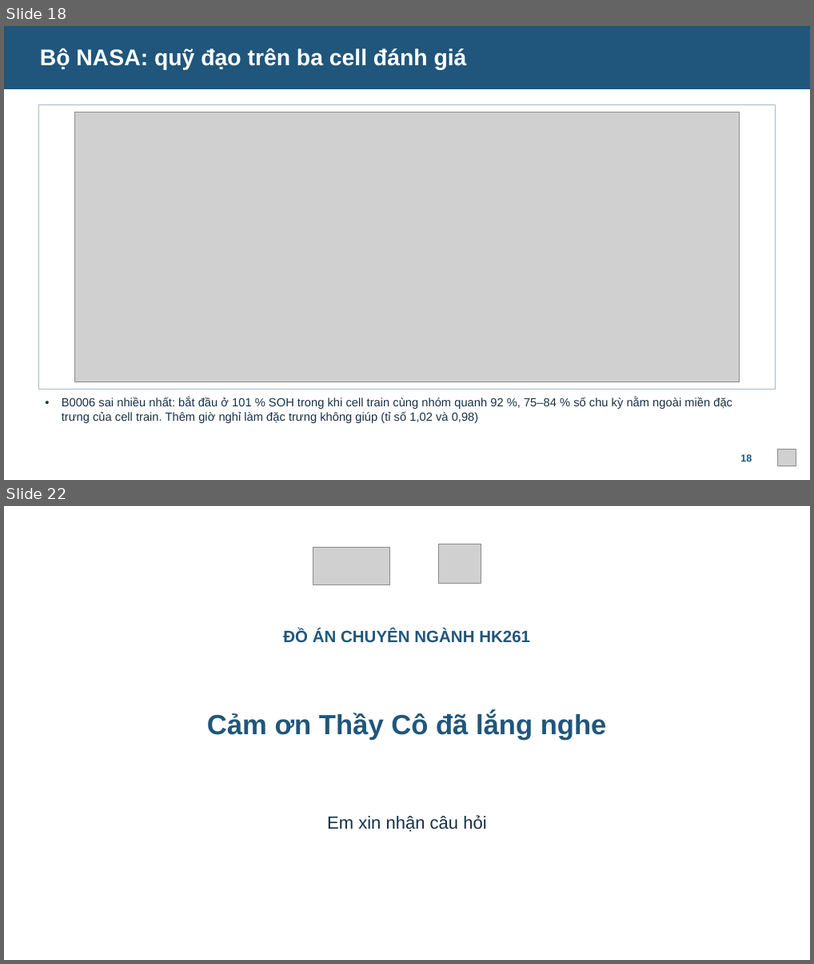
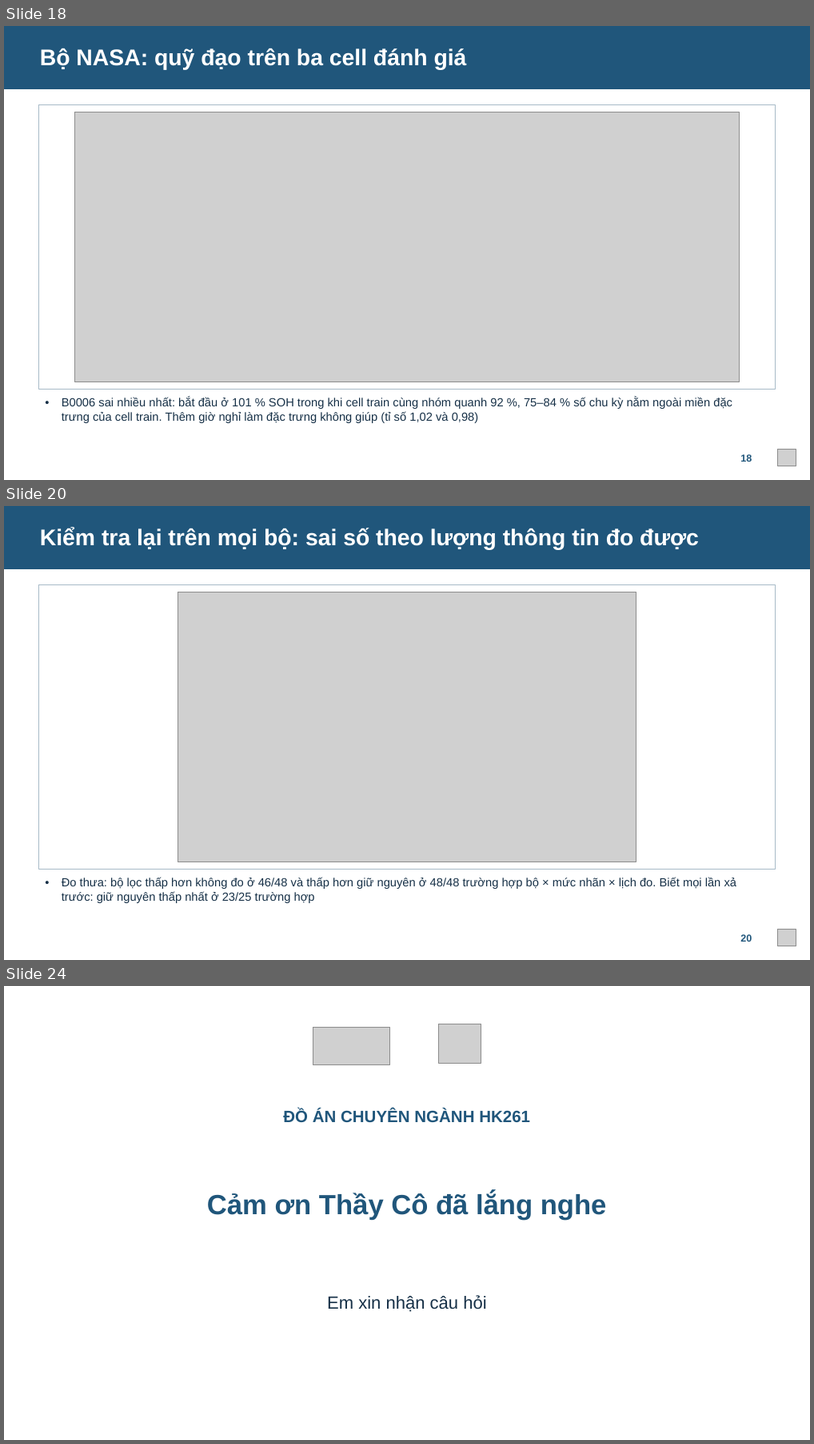
Before and after one commit to huynhquocthang1805/-n-cn, a slide deck: pinn-soh/slide/Thuyet_trinh_DACN_Nhom15.pptx. Shown one above the other, each under a label of ours: slides 18 and 22 before the commit, slides 18, 20 and 24 after it; the slides between them are not shown. The pictures are 814x964 and 814x1444 pixels, drawn with LibreOffice and Linux fonts; fonts in the diff are those of the drawing; grey boxes stand for pictures; background and template pictures are left out. Boxes give left, top, right and bottom in pixels: in the first picture for what was removed or moved away, otherwise in the second. Text is boxed around its words. In the diff, an @@ line names an element or a change of style, - is before the commit and + after.

```diff
--- a/pinn-soh/slide/Thuyet_trinh_DACN_Nhom15.pptx
+++ b/pinn-soh/slide/Thuyet_trinh_DACN_Nhom15.pptx
@@ slide 20 added at box(4, 506, 810, 960), background #FFFFFF @@
@@ rectangle added at box(4, 506, 810, 569), fill #20567B, outline #20567B 0.75 pt @@
@@ text added at box(40, 528, 699, 550), 27 pt, text #FFFFFF, bold @@
+Kiểm tra lại trên mọi bộ: sai số theo lượng thông tin đo được
@@ rectangle added at box(38, 584, 776, 869), fill #FFFFFF, outline #A7BAC7 0.75 pt @@
@@ picture added at box(178, 592, 637, 862) @@
@@ text added at box(62, 877, 738, 903), 14 pt, text #163047 @@
+• Đo thưa: bộ lọc thấp hơn không đo ở 46/48 và thấp hơn giữ nguyên ở 48/48 trường hợp bộ × mức nhãn × lịch đo. Biết mọi lần xả trước: giữ nguyên thấp nhất ở 23/25 trường hợp
@@ text added at box(741, 934, 752, 941), 12 pt, text #20567B, bold @@
+20
@@ picture added at box(778, 928, 797, 945) @@
@@ what was slide 22 is now slide 24 @@
```
Also in this commit, not shown: 5 slides changed, 1 other slide added, 2 other files.
